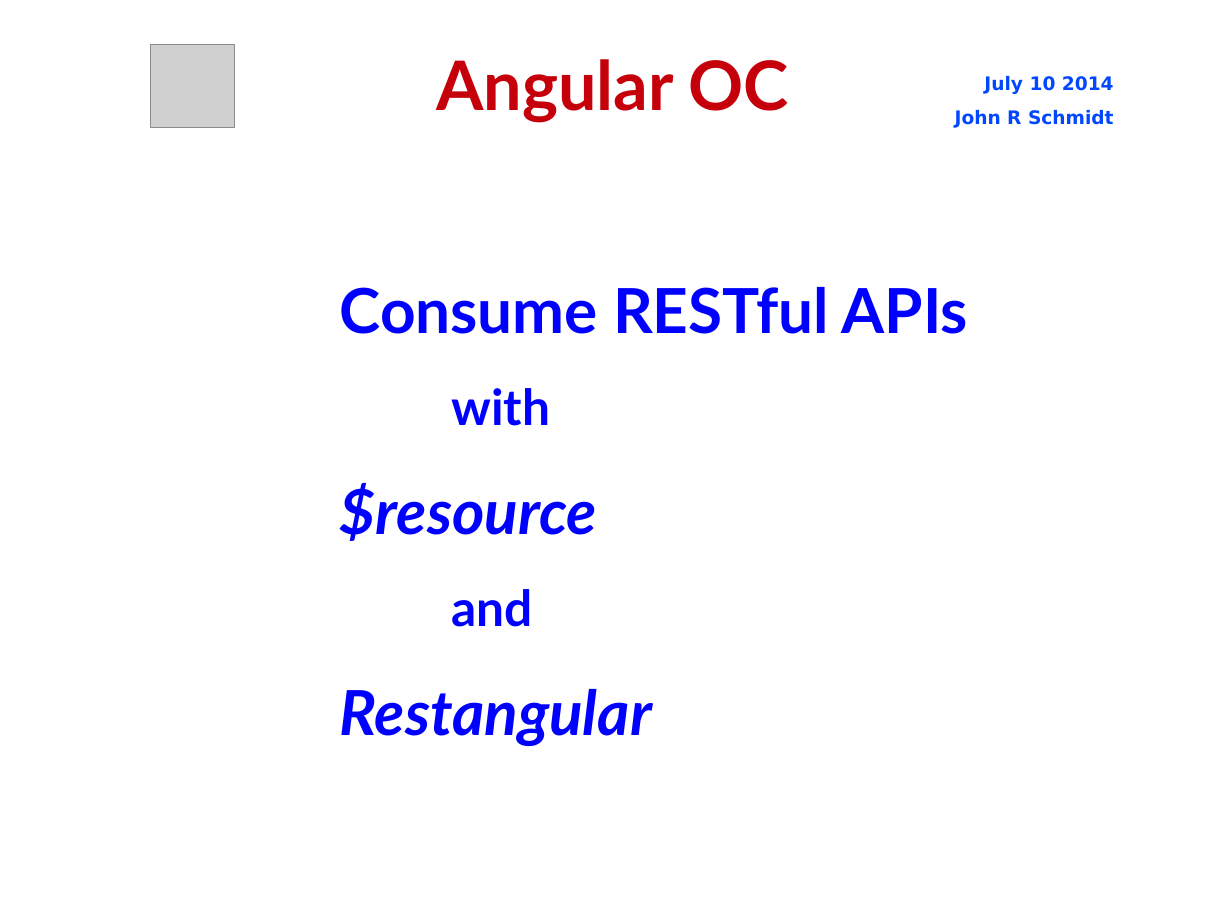
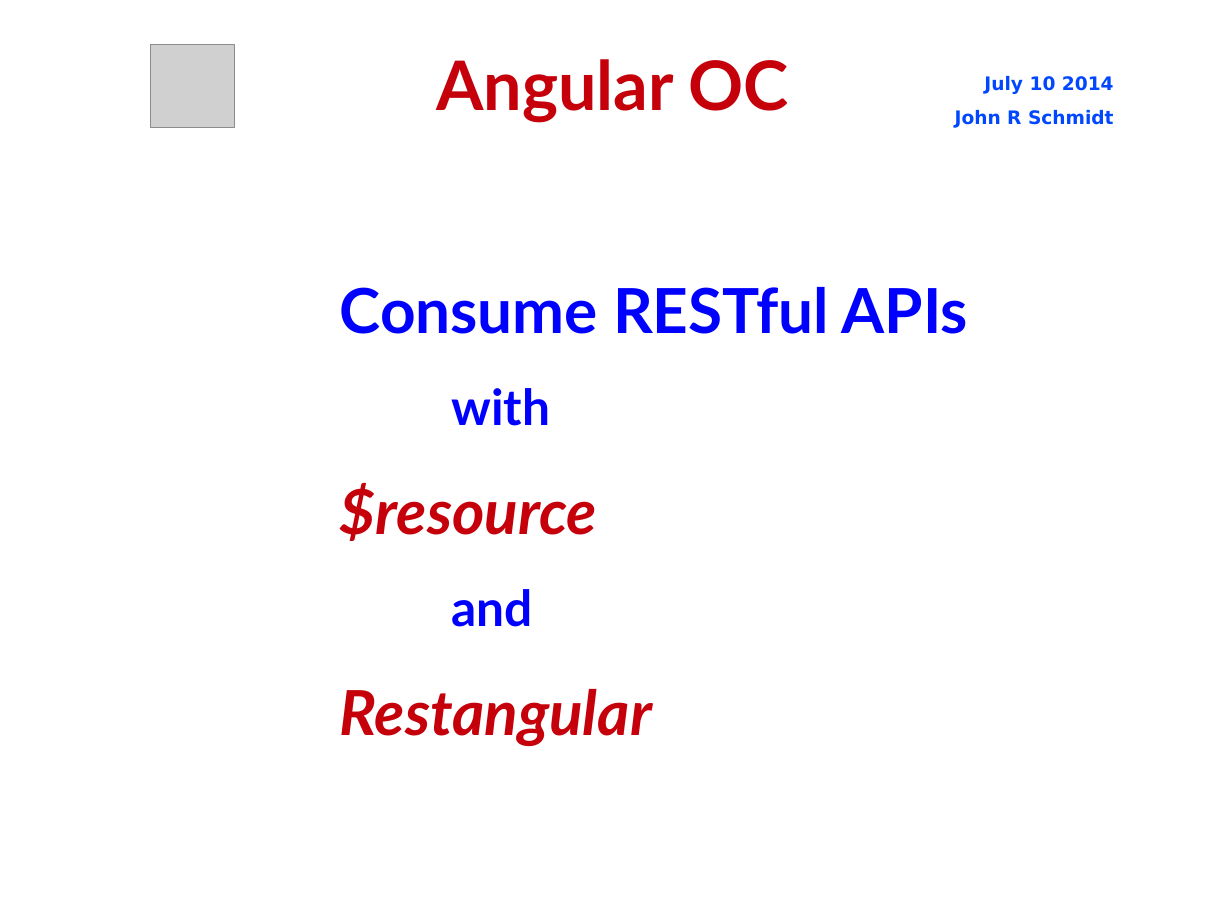
Before and after one commit to jrschmidt/fifa-angular-rest-demo, a slide deck: slide 1 of fifa.odp. Drawn at 1232x924 pixels with LibreOffice and Linux fonts; fonts in the diff are those of the drawing; grey boxes stand for pictures; background and template pictures are left out. Boxes give left, top, right and bottom in pixels: in the first picture for what was removed or moved away, otherwise in the second. Text is boxed around its words. In the diff, an @@ line names an element or a change of style, - is before the commit and + after.

```diff
--- a/fifa.odp
+++ b/fifa.odp
@@ text at (340, 483, 652, 746): text colour #0000FF to #C5000B in "$resource", "Restangular" @@
```
Also in this commit, not shown: 5 other slides changed, 2 other files.
